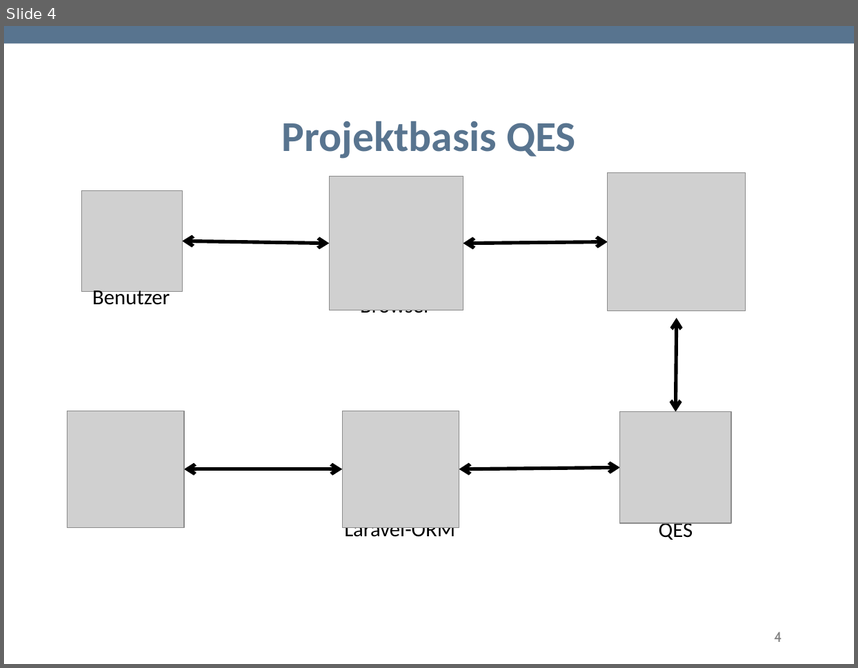
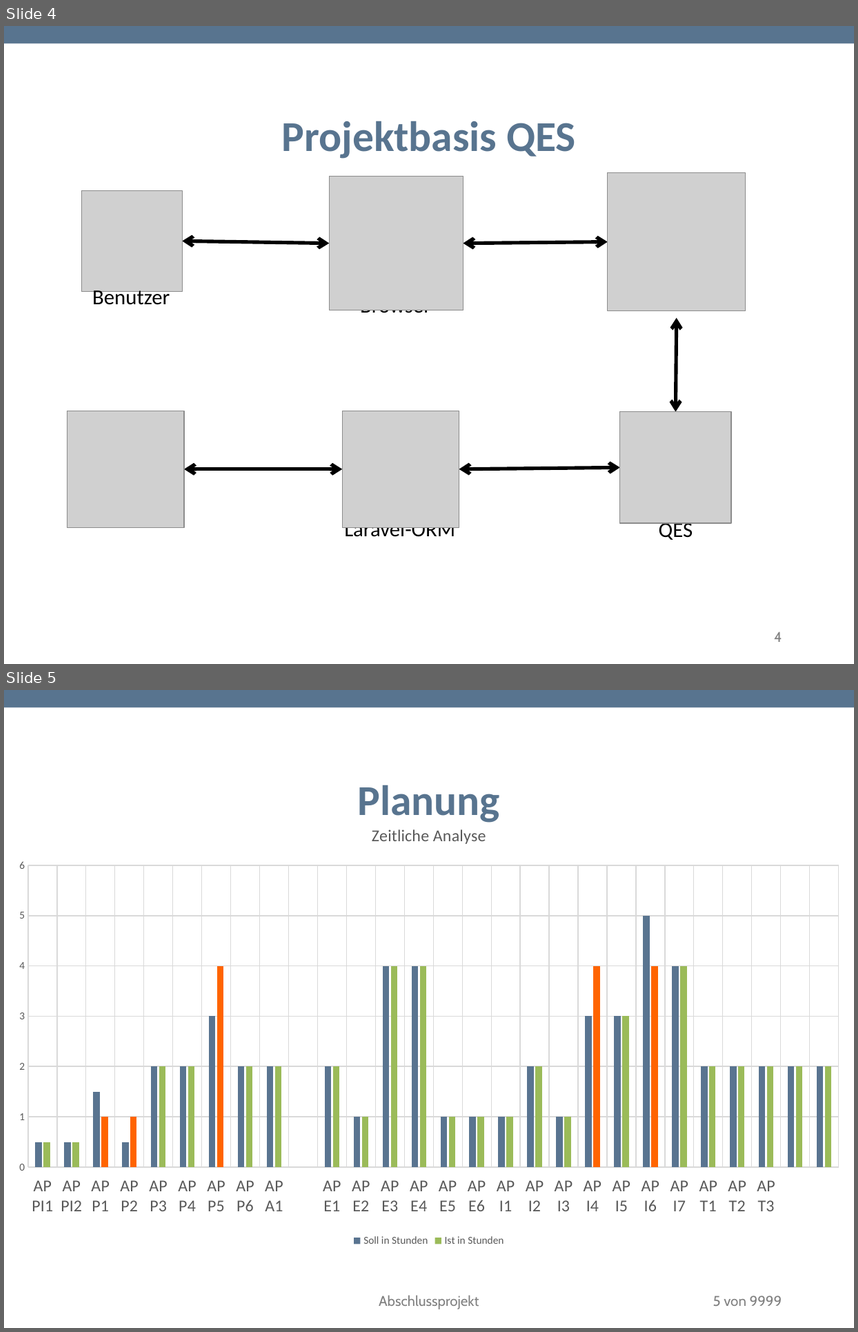
Before and after one commit to TwoHorus/dbExelExportLaravel, a slide deck: DOC/Fachgespraech.pptx. Shown one above the other, each under a label of ours: slide 4 before the commit, slides 4 and 5 after it. The pictures are 858x668 and 858x1332 pixels, drawn with LibreOffice and Linux fonts; fonts in the diff are those of the drawing; grey boxes stand for pictures; background and template pictures are left out. Boxes give left, top, right and bottom in pixels: in the first picture for what was removed or moved away, otherwise in the second. Text is boxed around its words. In the diff, an @@ line names an element or a change of style, - is before the commit and + after.

```diff
--- a/DOC/Fachgespraech.pptx
+++ b/DOC/Fachgespraech.pptx
@@ slide 5 added at (4, 690, 854, 1328), background #FFFFFF; not listed: 1 template element that a slide beside it also shows @@
@@ title added at (358, 785, 500, 822), 36 pt, text #58748F, bold @@
+Planung
@@ column chart added at (4, 808, 854, 1250) @@
+title "Zeitliche Analyse "
+categories: AP PI1, AP PI2, AP P1, AP P2, AP P3, AP P4, AP P5, AP P6, AP A1, , AP E1, AP E2, AP E3, AP E4, AP E5, AP E6, AP I1, AP I2, AP I3, AP I4, AP I5, AP I6, AP I7, AP T1, AP T2, AP T3, , 
+Soll in Stunden: 0.5, 0.5, 1.5, 0.5, 2, 2, 3, 2, 2, -, 2, 1, 4, 4, 1, 1, 1, 2, 1, 3, 3, 5, 4, 2, 2, 2, 2, 2
+Ist in Stunden: 0.5, 0.5, 1, 1, 2, 2, 4, 2, 2, -, 2, 1, 4, 4, 1, 1, 1, 2, 1, 4, 3, 4, 4, 2, 2, 2, 2, 2
@@ text added at (379, 1294, 479, 1309), 12 pt, text #808080 @@
+Abschlussprojekt
@@ page number added at (713, 1295, 782, 1305), 12 pt, text #808080 @@
+5 von 9999
```
Also in this commit, not shown: 2 other slides added, 1 other file.
